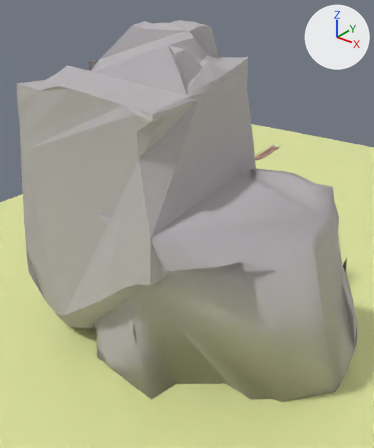
The Blender file WIP Blender/WIP Levels/Jungle_Sample_Level.blend, before and after one commit.
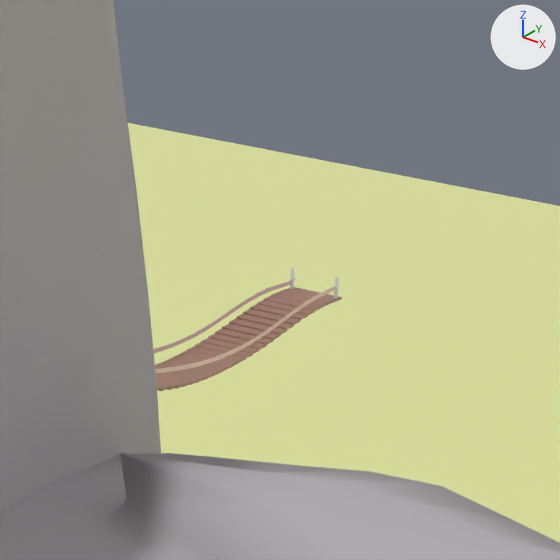
Old and new are each drawn whole from a camera (50 mm lens) standing at (29.8, -75.5, 46.6) and looking at (-14.5, -20.1, 12.3) and again close up on the part from 63% to 83% of the width and 24% to 41% of the height. Arrows for +X, +Y and +Z are at upper right; the lights stay in place. The older version's two pictures come first. Objects named as collision shapes, trigger or cutter boxes, shadow casters or lower levels of detail are left out.

Objects in the first close-up: 'Bridge', 'Floor Mesh', 'Mountain Mesh'.
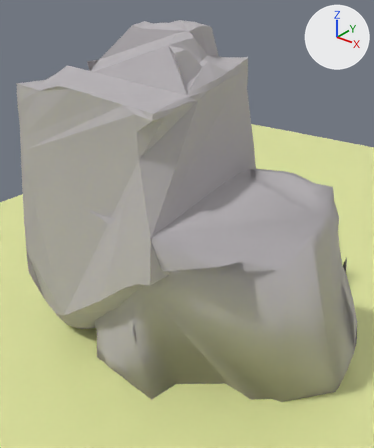
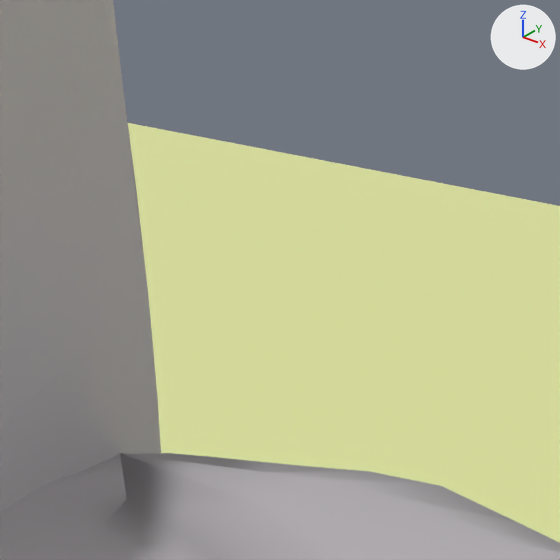
What changed in the scene script:
```text
Remove ob_bridge:
    ob_bridge = bpy.data.objects.new('Bridge', me_cube_008)
    ob_bridge.location = (-21.26, 5.38, 16.09)
    ob_bridge.scale = (0.203, 0.203, 0.203)
```

Pixel boxes (x1, y1, x2, y2) of what changed, in the close-ups (560 x 560 px):
'Bridge', deleted: before (153, 266, 342, 391)
    faces in mat_bridge_plank (beige #a17a6a): (155, 287, 342, 391)
    faces in mat_material_004 (pink #e7c6be): (153, 281, 335, 373)
